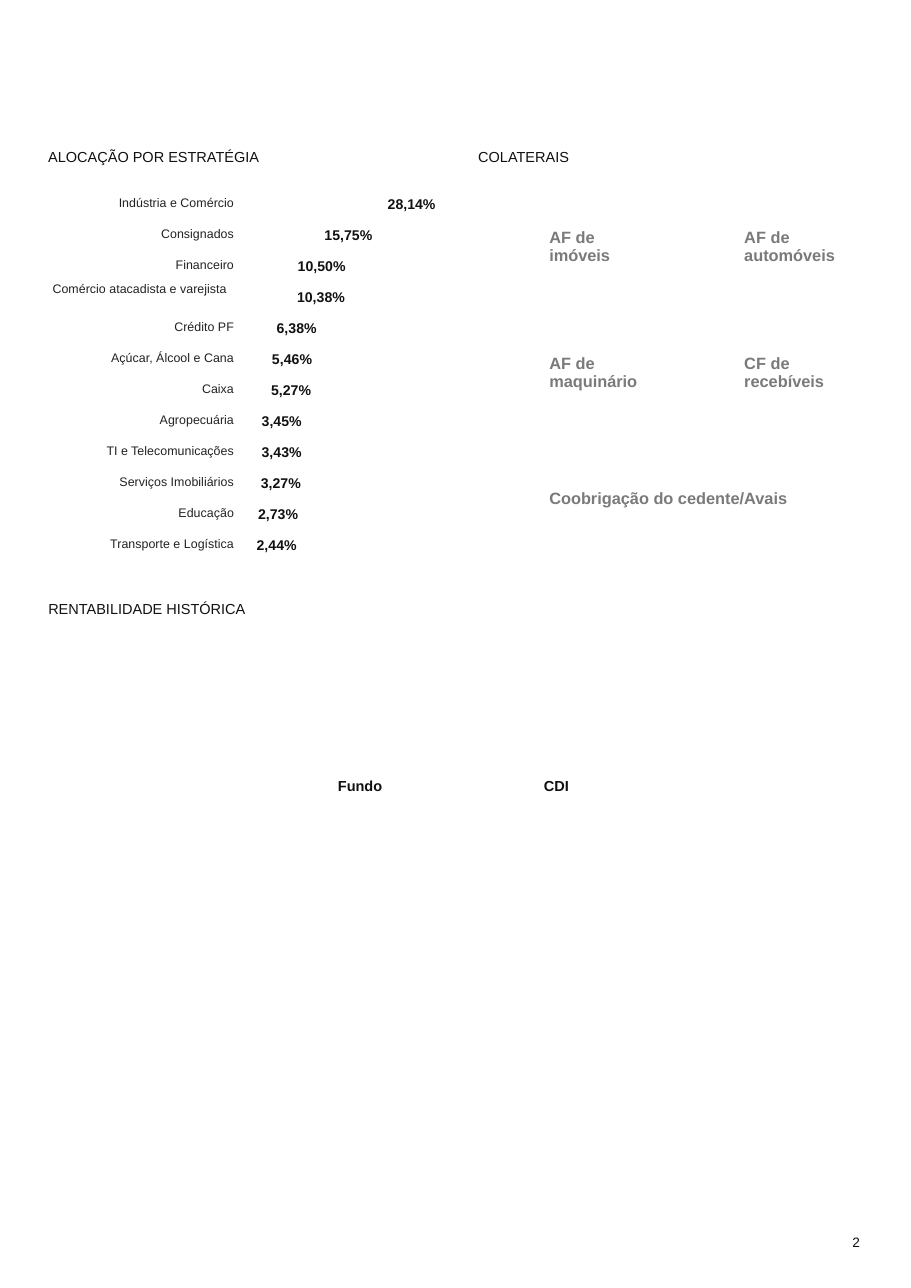
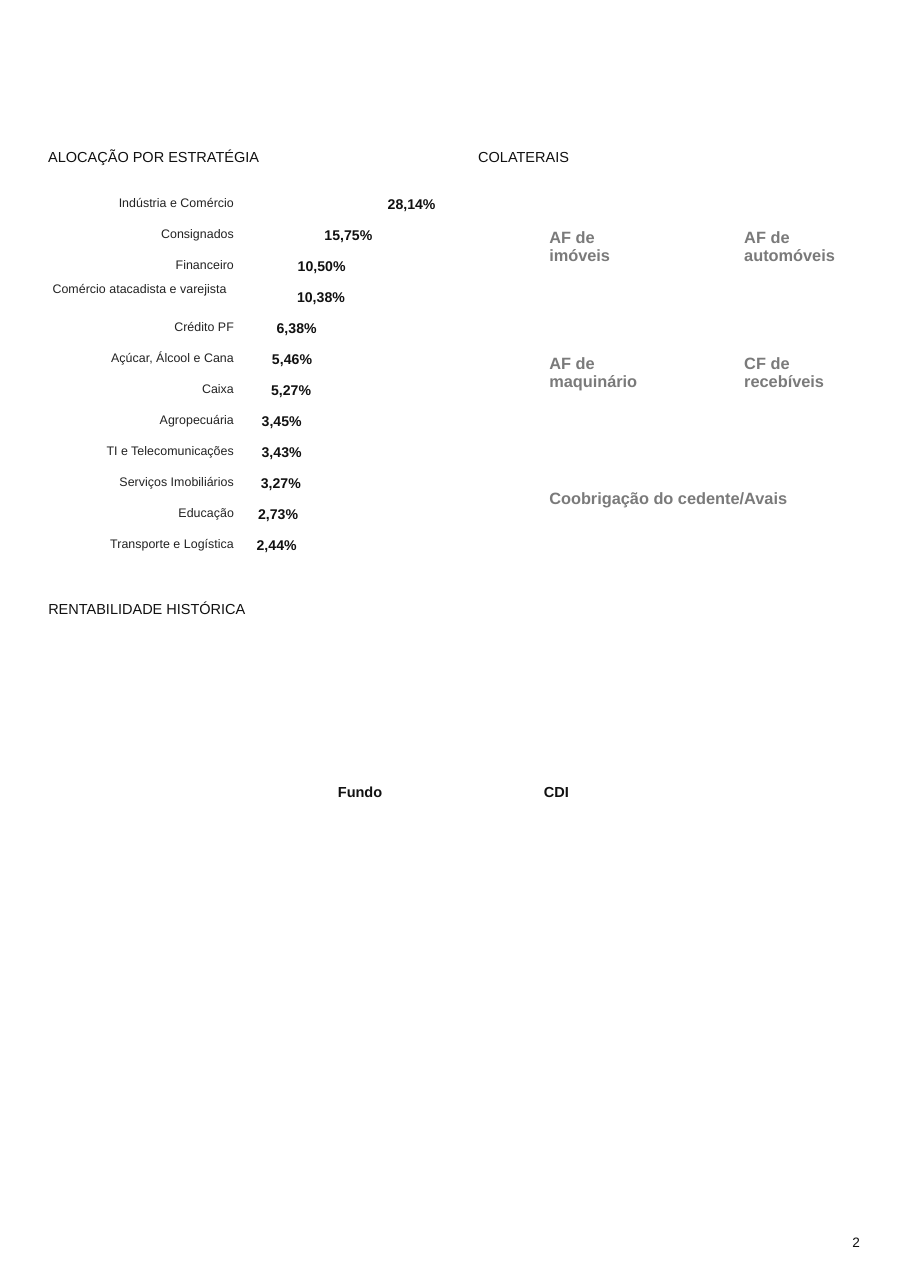
Before and after one commit to orenanchaves/Tivio-teste, a slide deck: slide 2 of AutomaTivio/saida/2026-08/pptx/Tivio ALT 180 - Relatório de Gestão - Agosto 2026.pptx. Drawn at 911x1288 pixels with LibreOffice and Linux fonts; fonts in the diff are those of the drawing; background and template pictures are left out. Boxes give left, top, right and bottom in pixels: in the first picture for what was removed or moved away, otherwise in the second. Text is boxed around its words. In the diff, an @@ line names an element or a change of style, - is before the commit and + after.

```diff
--- a/AutomaTivio/saida/2026-08/pptx/Tivio ALT 180 - Relatório de Gestão - Agosto 2026.pptx
+++ b/AutomaTivio/saida/2026-08/pptx/Tivio ALT 180 - Relatório de Gestão - Agosto 2026.pptx
@@ text "Fundo": place and size @@
-text "Fundo" at box(338, 780, 382, 791)
+text "Fundo" at box(338, 786, 382, 797)
@@ text "CDI": place and size @@
-text "CDI" at box(544, 781, 569, 791)
+text "CDI" at box(544, 787, 569, 797)
```
Also in this commit, not shown: 36 other files.
